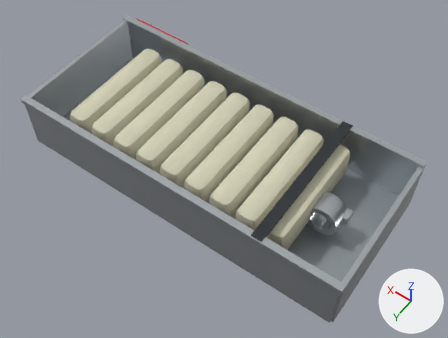
The glTF model assets/oberhaching/equipment/ob_hose_basket_2.glb as it was, and as the next commit left it.
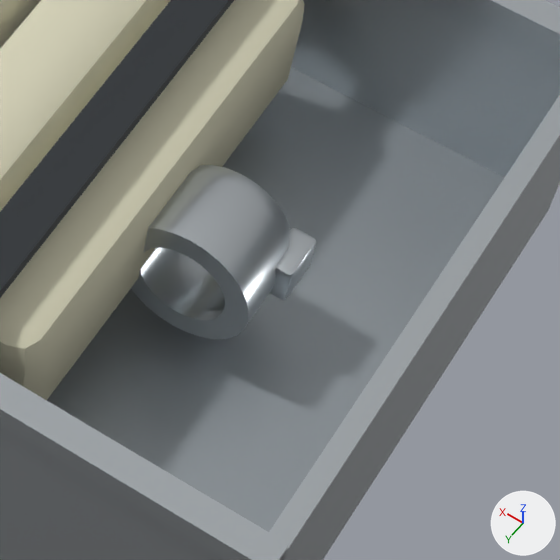
Old and new are each drawn whole from a 50 mm lens placed at (-0.594, 0.815, 1.193), pointed at (-0.035, 0.032, -0.036) and again close up on the part from 62% to 92% of the width and 45% to 85% of the height. Arrows for +X, +Y and +Z are at lower right; the lights stay in place. The last two pictures show the newer version. Where no turn or scale is listed for an object, it has been applied to the vertices. Vertices at exactly the same position are counted once.

In view in the first close-up: 'ob_hose_basket_2'.
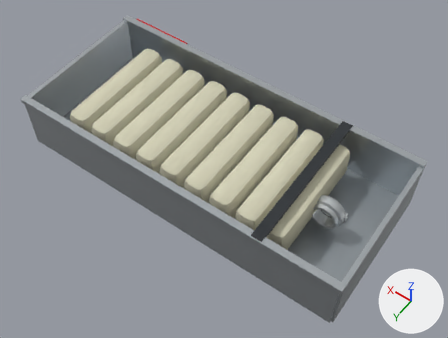
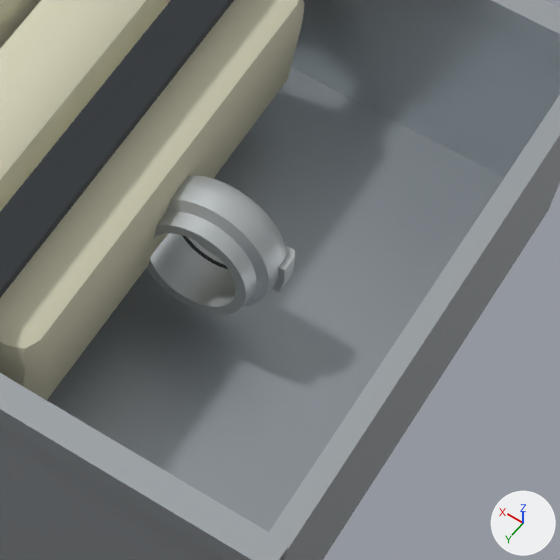
Changed parts and their boxes [x1, y1, x2, y2] in the close-ups (560 x 560 px):
part 1 of me_ob_hose_basket_2, rebuilt (12% narrower, 19% shorter): before [131, 165, 290, 339]; after [146, 175, 286, 315]
part 2 of me_ob_hose_basket_2, rebuilt: before [270, 228, 316, 300]; after [273, 246, 295, 292]
part 3 of me_ob_hose_basket_2, added (mostly hidden): after [182, 235, 229, 270]

The change in detail:
Material 'training_rubber' (mat_training_rubber) is new.
Its base color is (0.034, 0.039, 0.043) (dark grey #34383a).
Its roughness is 0.91.
Material 'training_cast_metal' (mat_training_cast_metal) is new.
Its base color is (0.53, 0.56, 0.57) (light grey #c0c5c7).
Its metallic is 0.68.
Its roughness is 0.51.
me_ob_hose_basket_2 is used by ob_ob_hose_basket_2; location (0.0, 0.0, 0.0).
me_ob_hose_basket_2 had 868 vertices, 1652 faces and spanned x -0.455..0.455, y -0.22..0.22, z -0.08..0.08.
me_ob_hose_basket_2 now has 1646 vertices, 3208 faces and spans x -0.455..0.455, y -0.22..0.22, z -0.08..0.08.
me_ob_hose_basket_2 part 1: the loose piece of 140 vertices spanning x -0.361..-0.277, y -0.007..0.053, z -0.042..0.044 is rebuilt with 320 vertices and now spans x -0.361..-0.277, y 0.006..0.041, z -0.042..0.044, in mat_training_cast_metal (light grey #c0c5c7).
me_ob_hose_basket_2 part 2: the loose piece of 56 vertices spanning x -0.37..-0.353, y -0.01..0.022, z -0.013..0.015 is rebuilt with 35 vertices and now spans x -0.365..-0.355, y 0.003..0.019, z -0.011..0.013, in mat_training_cast_metal (light grey #c0c5c7).
me_ob_hose_basket_2 part 3: a new loose piece of 320 vertices spanning x -0.35..-0.289, y 0.009..0.012, z -0.03..0.032, in mat_training_rubber (dark grey #34383a).
Other edits to the shape of me_ob_hose_basket_2 do not show in these pictures.
me_ob_hose_basket_2 gains material mat_training_cast_metal (light grey #c0c5c7).
me_ob_hose_basket_2 gains material mat_training_rubber (dark grey #34383a).
